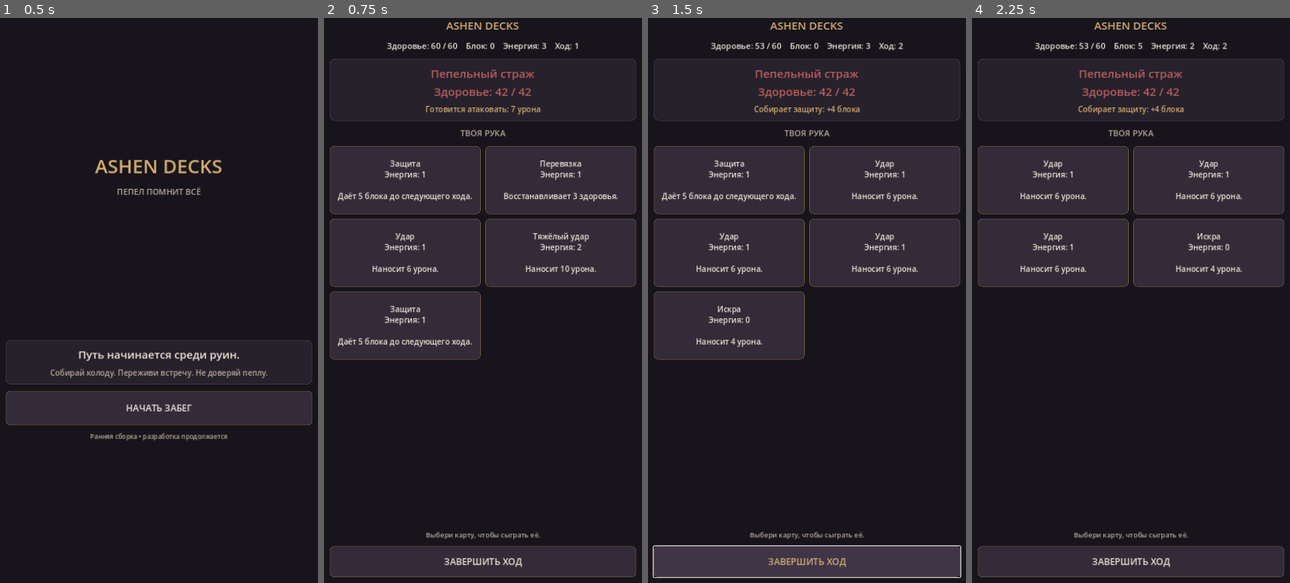
Above: before the commit, frames 1-4 (left to right).
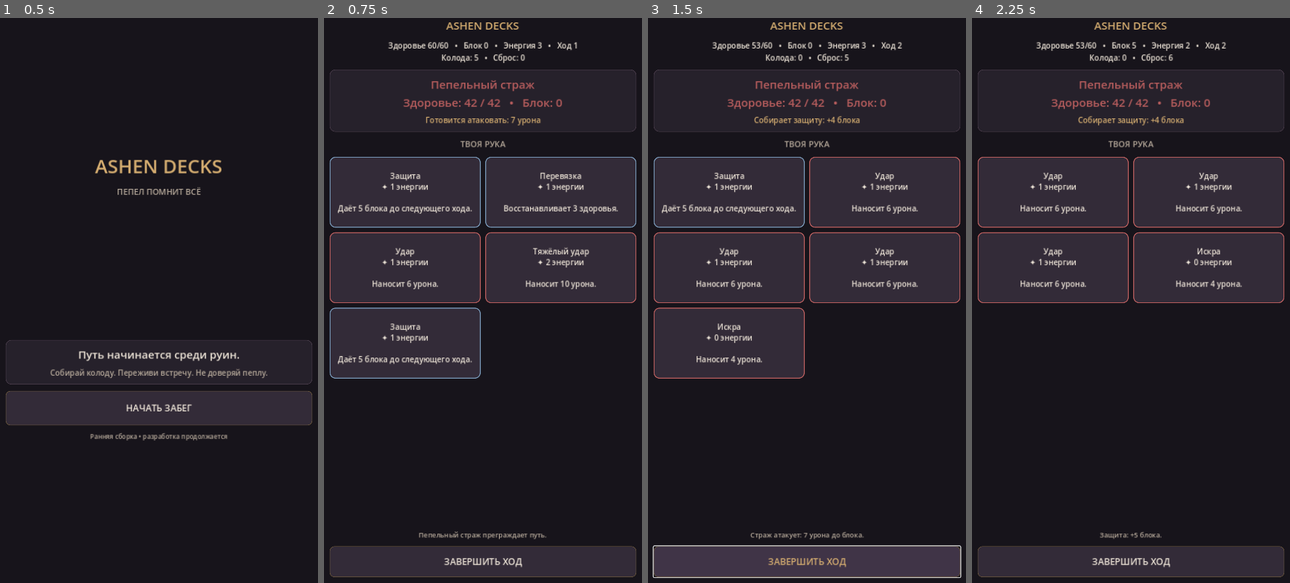
Above: after the commit, the same moments.

Repository: azartworld55-ctrl/ashen-decks
Game: Godot game, scene res://scenes/main.tscn
Same seed, same stepped clock (60 frames per second), same inputs: the game is played once before the commit and once after it.
Inputs (mouse positions are in pixels of both pictures, inside the frame that each line leads up to):
- Up to frame 1 (0.5 s): no input
- Up to frame 2 (0.75 s): click "НАЧАТЬ ЗАБЕГ" at 0.5 s
- Up to frame 3 (1.5 s): click "ЗАВЕРШИТЬ ХОД" at 1.25 s
- Up to frame 4 (2.25 s): click (1054, 181) at 2 s, where only the run before the commit has a clickable "Защита Энергия: 1 Даёт 5 блок…"

Frame 1 is identical in both runs. In frame 2, 15% of the frame differs, in the area x 1-99%, y 4-93%; in frame 3, 14%; in frame 4, 12%.

Commit message:
ui: improve mobile combat HUD and card readability

Diff:
--- a/godot/scripts/main.gd
+++ b/godot/scripts/main.gd
@@ -4,11 +4,14 @@
 
 var state: RunState
 var content: VBoxContainer
+var content_root: MarginContainer
 var hand_grid: GridContainer
 var status_label: Label
 var enemy_label: Label
 var intent_label: Label
 var log_label: Label
+var end_turn_button: Button
+var result_shown := false
 
 const BG := Color("#17141b")
 const PANEL := Color("#26212b")
@@ -17,6 +20,7 @@
 const TEXT := Color("#eee5d8")
 const MUTED := Color("#b6a99a")
 const RED := Color("#b85d5d")
+const BLUE := Color("#7898b8")
 
 func _ready() -> void:
 	_build_background()
@@ -29,25 +33,32 @@
 	add_child(background)
 
 func _clear_content() -> void:
-	if content != null and is_instance_valid(content):
-		content.queue_free()
+	if content_root != null and is_instance_valid(content_root):
+		content_root.queue_free()
+	content_root = null
 	content = null
+	hand_grid = null
+	status_label = null
+	enemy_label = null
+	intent_label = null
+	log_label = null
+	end_turn_button = null
 
 func _new_content() -> VBoxContainer:
 	_clear_content()
-	var margin := MarginContainer.new()
-	margin.set_anchors_and_offsets_preset(Control.PRESET_FULL_RECT)
-	margin.add_theme_constant_override("margin_left", 22)
-	margin.add_theme_constant_override("margin_top", 24)
-	margin.add_theme_constant_override("margin_right", 22)
-	margin.add_theme_constant_override("margin_bottom", 24)
-	add_child(margin)
+	content_root = MarginContainer.new()
+	content_root.set_anchors_and_offsets_preset(Control.PRESET_FULL_RECT)
+	content_root.add_theme_constant_override("margin_left", 22)
+	content_root.add_theme_constant_override("margin_top", 24)
+	content_root.add_theme_constant_override("margin_right", 22)
+	content_root.add_theme_constant_override("margin_bottom", 24)
+	add_child(content_root)
 
 	content = VBoxContainer.new()
 	content.add_theme_constant_override("separation", 14)
 	content.size_flags_horizontal = Control.SIZE_EXPAND_FILL
 	content.size_flags_vertical = Control.SIZE_EXPAND_FILL
-	margin.add_child(content)
+	content_root.add_child(content)
 	return content
 
 func _make_label(value: String, font_size: int, color: Color = TEXT) -> Label:
@@ -96,6 +107,26 @@
 	button.add_theme_stylebox_override("hover", hover)
 	return button
 
+func _make_card_button(card: Dictionary, index: int) -> Button:
+	var title := str(card.get("name", "Карта"))
+	var cost := int(card.get("cost", 0))
+	var description := str(card.get("description", ""))
+	var card_button := _make_button("%s\n✦ %d энергии\n\n%s" % [
+		title, cost, description
+	], 156)
+	card_button.add_theme_font_size_override("font_size", 17)
+	var style := StyleBoxFlat.new()
+	style.bg_color = PANEL_LIGHT
+	style.border_color = RED if card.get("type", "attack") == "attack" else BLUE
+	style.set_border_width_all(2)
+	style.set_corner_radius_all(12)
+	style.content_margin_left = 8
+	style.content_margin_right = 8
+	card_button.add_theme_stylebox_override("normal", style)
+	card_button.disabled = state.phase != "player" or cost > state.energy
+	card_button.pressed.connect(_on_card_pressed.bind(index))
+	return card_button
+
 func _show_title() -> void:
 	var root := _new_content()
 	root.add_spacer(false)
@@ -124,10 +155,11 @@
 	_show_battle()
 
 func _show_battle() -> void:
+	result_shown = false
 	var root := _new_content()
 	root.add_child(_make_label("ASHEN DECKS", 24, GOLD))
 
-	status_label = _make_label("", 18)
+	status_label = _make_label("", 17)
 	root.add_child(status_label)
 
 	var enemy_panel := _make_panel()
@@ -148,10 +180,10 @@
 	hand_grid.add_theme_constant_override("v_separation", 10)
 	root.add_child(hand_grid)
 
-	log_label = _make_label("Выбери карту, чтобы сыграть её.", 15, MUTED)
+	log_label = _make_label("", 15, MUTED)
 	root.add_child(log_label)
 
-	var end_turn_button := _make_button("ЗАВЕРШИТЬ ХОД", 68)
+	end_turn_button = _make_button("ЗАВЕРШИТЬ ХОД", 68)
 	end_turn_button.pressed.connect(_on_end_turn)
 	root.add_child(end_turn_button)
 
@@ -161,36 +193,28 @@
 	if state == null or hand_grid == null or not is_instance_valid(hand_grid):
 		return
 
-	status_label.text = "Здоровье: %d / %d    Блок: %d    Энергия: %d    Ход: %d" % [
-		state.player_hp, state.player_max_hp, state.player_block, state.energy, state.turn
+	status_label.text = "Здоровье %d/%d   •   Блок %d   •   Энергия %d   •   Ход %d\nКолода: %d   •   Сброс: %d" % [
+		state.player_hp, state.player_max_hp, state.player_block, state.energy, state.turn,
+		state.draw_pile.size(), state.discard_pile.size()
 	]
-	enemy_label.text = "%s
-Здоровье: %d / %d" % [state.enemy_name, state.enemy_hp, state.enemy_max_hp]
+	enemy_label.text = "%s\nЗдоровье: %d / %d   •   Блок: %d" % [
+		state.enemy_name, state.enemy_hp, state.enemy_max_hp, state.enemy_block
+	]
 	intent_label.text = state.get_intent_text()
 
 	for child in hand_grid.get_children():
 		child.queue_free()
 
 	for i in range(state.hand.size()):
-		var card: Dictionary = state.hand[i]
-		var card_button := _make_button("%s\nЭнергия: %d\n\n%s" % [
-			card["name"], card["cost"], card["description"]
-		], 150)
-		card_button.add_theme_font_size_override("font_size", 17)
-		card_button.disabled = state.phase != "player" or int(card["cost"]) > state.energy
-		card_button.pressed.connect(_on_card_pressed.bind(i))
-		hand_grid.add_child(card_button)
-
-	if state.phase == "victory":
-		log_label.text = "Победа. Страж рассыпался в пепел."
+		hand_grid.add_child(_make_card_button(state.hand[i], i))
+
+	log_label.text = state.last_message
+	end_turn_button.disabled = state.phase != "player"
+
+	if state.phase == "victory" and not result_shown:
 		_show_result("ПОБЕДА", "Ты пережил первую встречу.")
-	elif state.phase == "defeat":
-		log_label.text = "Забег окончен."
+	elif state.phase == "defeat" and not result_shown:
 		_show_result("ПОРАЖЕНИЕ", "Руины забрали ещё одну жизнь.")
-	elif state.phase == "enemy":
-		log_label.text = "Ход противника..."
-	else:
-		log_label.text = "Выбери карту, чтобы сыграть её."
 
 func _on_card_pressed(index: int) -> void:
 	if state == null:
@@ -203,8 +227,9 @@
 	state.end_turn()
 
 func _show_result(heading: String, description: String) -> void:
-	if hand_grid == null or not is_instance_valid(hand_grid):
-		return
+	if result_shown or content == null:
+		return
+	result_shown = true
 	for child in hand_grid.get_children():
 		child.queue_free()
 	var result_panel := _make_panel()
@@ -214,6 +239,6 @@
 	result_panel.add_child(stack)
 	stack.add_child(_make_label(heading, 26, GOLD))
 	stack.add_child(_make_label(description, 17, MUTED))
-	var again := _make_button("НОВЫЙ ЗАБЕГ", 64)
+	var again := _make_button("НОВЫЙ БОЙ", 64)
 	again.pressed.connect(_start_combat)
 	content.add_child(again)
